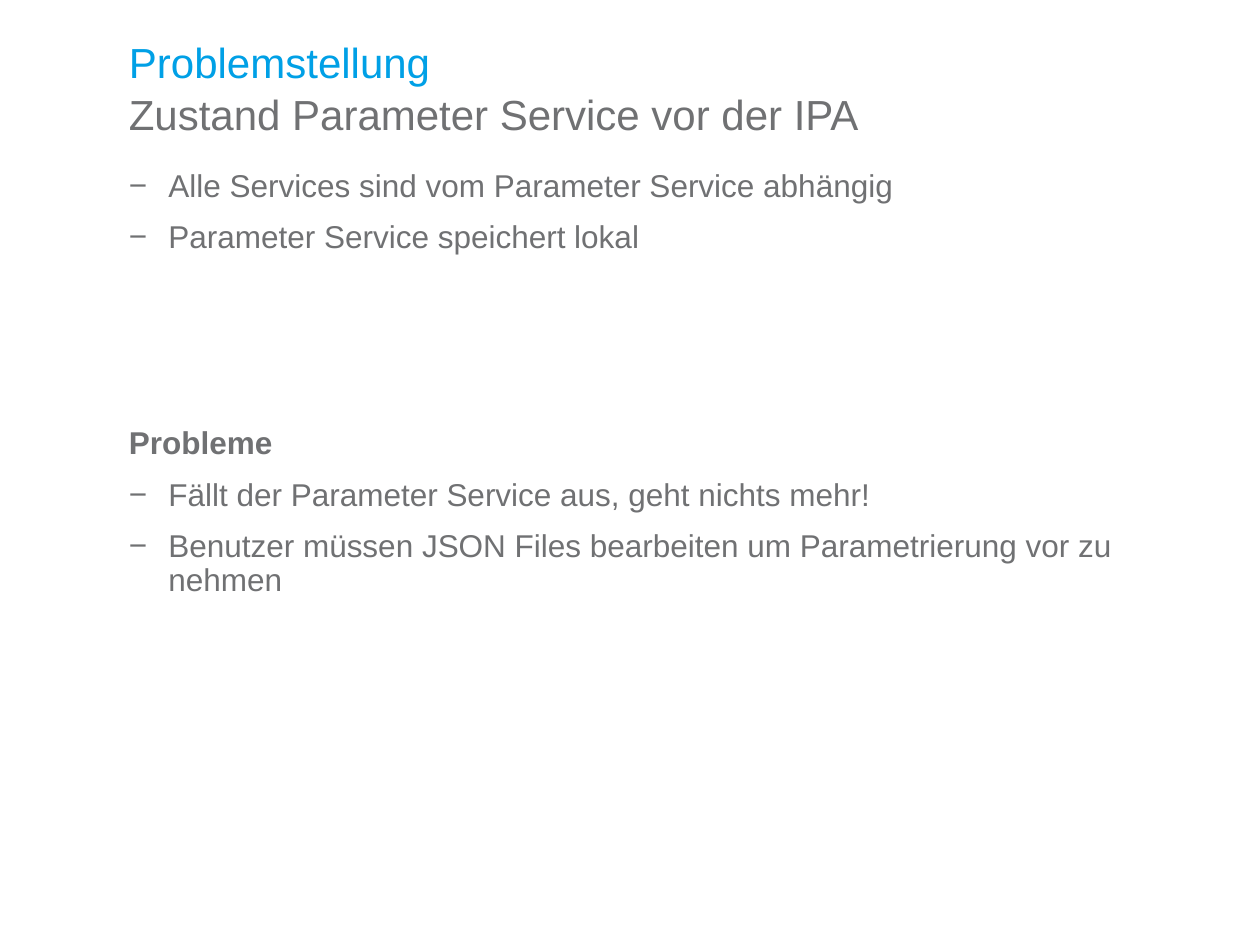
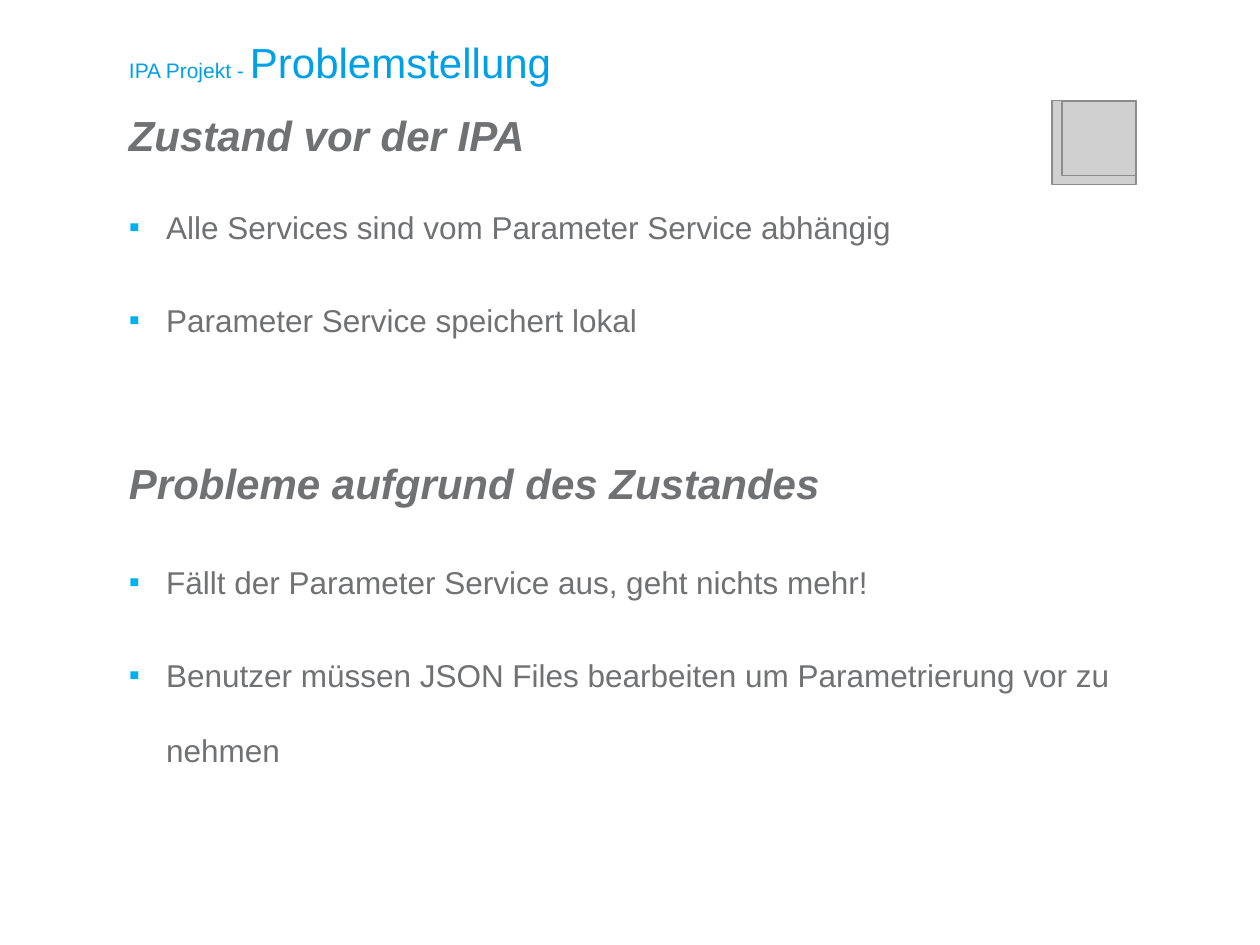
Before and after one commit to kre-cmi/IPA-KRE, a slide deck: slide 11 of doc/Zentralisierte Parameterverwaltung Präsentation.pptx. Drawn at 1260x945 pixels with LibreOffice and Linux fonts; fonts in the diff are those of the drawing; grey boxes stand for pictures; background and template pictures are left out. Boxes give left, top, right and bottom in pixels: in the first picture for what was removed or moved away, otherwise in the second. Text is boxed around its words. In the diff, an @@ line names an element or a change of style, - is before the commit and + after.

```diff
--- a/doc/Zentralisierte Parameterverwaltung Präsentation.pptx
+++ b/doc/Zentralisierte Parameterverwaltung Präsentation.pptx
@@ title at [129,47,551,86]: text changed @@
-Problemstellung
+IPA Projekt - Problemstellung
@@ picture added at [1052,101,1137,185] @@
@@ picture added at [1062,101,1137,175] @@
@@ text at [129,120,525,152]: text changed; bold on; italic on @@
-Zustand Parameter Service vor der IPA
+Zustand vor der IPA
@@ text at [166,216,1109,763]: bullet − to ▪; line spacing 0.9 to 2 @@
@@ text at [129,468,819,507]: text changed; size 18 to 24 pt; italic on @@
-Probleme
+Probleme aufgrund des Zustandes
```
Also in this commit, not shown: 14 other slides changed, 10 slides added, 3 slides removed.
